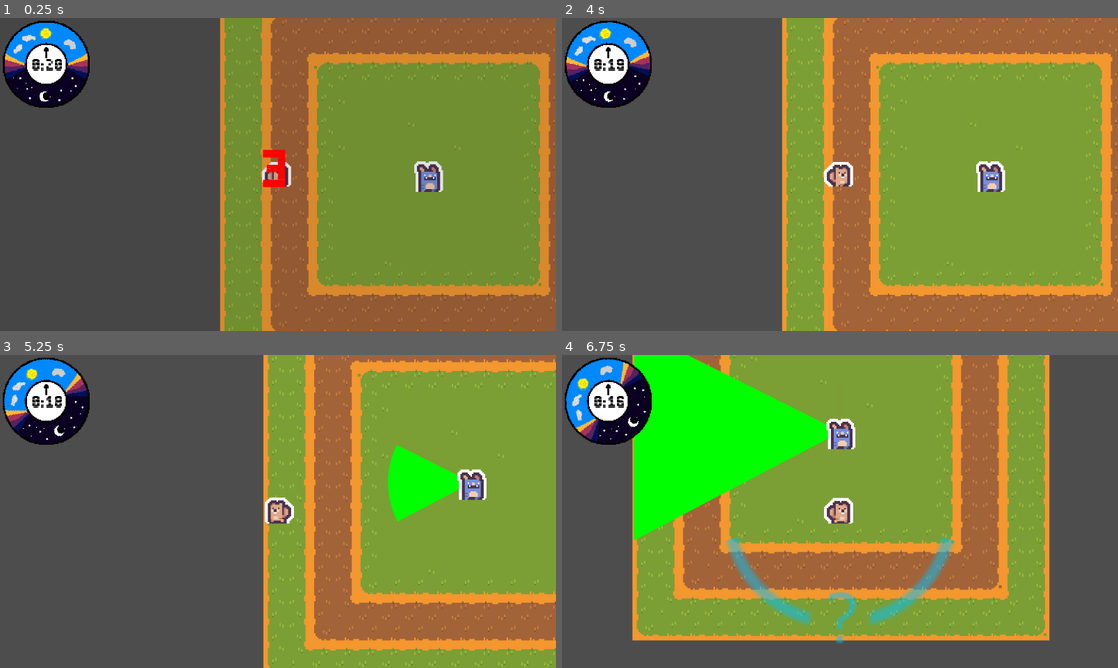
Above: before the commit, frames 1-4 (two rows, left to right).
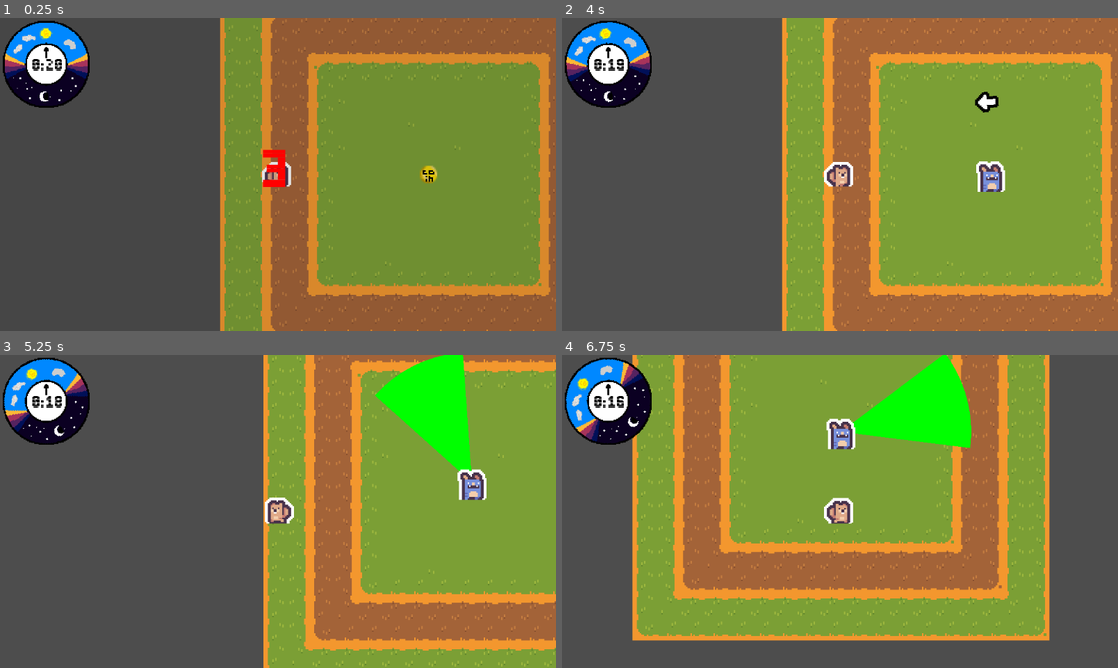
Above: after the commit, the same moments.

Repository: Sosenteam/groundhog-stealth
Game: Godot game, scene res://world.tscn
The game is run twice, just before and just after one commit, with the same random seed, the same clock (stepped at 60 frames per second) and the same inputs.
Inputs:
- Up to frame 1 (0.25 s): no input
- Up to frame 2 (4 s): hold D (move_right) 0.53-1.28 s; hold Space (move_dash) 0.53-1.28 s; tap Enter at 1.25, 2.75 s; hold S (move_down) 1.28-2.03 s; tap Space (move_dash) at 1.35, 2, 2.85, 3.5 s; hold D (move_right) 2.03-2.78 s; hold Space (move_dash) 2.03-2.78 s; hold W (move_up) 2.78-3.53 s; hold A (move_left) from 3.53 s (still down); hold Space (move_dash) from 3.53 s (still down)
- Up to frame 3 (5.25 s): release Space (move_dash) at 4.28 s; tap Space (move_dash) at 4.35 s; release A (move_left) at 5.03 s; hold S (move_down) from 5.03 s (still down); hold Space (move_dash) from 5.03 s (still down)
- Up to frame 4 (6.75 s): release S (move_down) at 5.78 s; release Space (move_dash) at 5.78 s; hold D (move_right) 5.78-6.53 s; tap Space (move_dash) at 5.85 s; hold W (move_up) from 6.53 s (still down); hold Space (move_dash) from 6.53 s (still down)

The runs differ from the first frame. In frame 1, 0.5% of the frame differs, in the area x 74-80%, y 45-56%; in frame 2, 0.2%; in frame 3, 5.6%; in frame 4, 18%, in the area x 12-74%, y 0-93%.

Commit message:
changed to use pause instead of process_mode changing
also changed default alpha of detection screen

Diff:
--- a/detectionmeter.tscn
+++ b/detectionmeter.tscn
@@ -20,7 +20,7 @@
 metadata/_edit_lock_ = true
 
 [node name="vignette" type="TextureRect" parent="." unique_id=976683970]
-modulate = Color(1, 0.011764706, 0.015686275, 0.49803922)
+modulate = Color(1, 0.011764706, 0.015686275, 0)
 layout_mode = 1
 anchors_preset = 15
 anchor_right = 1.0
@@ -43,7 +43,7 @@
 layout_mode = 2
 
 [node name="progressbar" type="TextureProgressBar" parent="center/squarecontainer" unique_id=1849972345]
-modulate = Color(1, 1, 1, 0.8039216)
+modulate = Color(1, 1, 1, 0)
 layout_mode = 2
 max_value = 1.0
 step = 0.0
--- a/phil/phil.tscn
+++ b/phil/phil.tscn
@@ -47,6 +47,7 @@
 height = 24.0
 
 [node name="Phil" type="CharacterBody2D" unique_id=161662381]
+process_mode = 1
 z_index = 30
 script = ExtResource("1_qf3c0")
 speed = 150
--- a/world.gd
+++ b/world.gd
@@ -13,11 +13,13 @@
 @onready var phil_node = $Phil
 const clock_scene = preload("res://clock.tscn")
 const win_scene = preload("res://win_screen.tscn")
+const phil_scene = preload("res://phil/phil.tscn")
 var active_clock: Node
 var win_node: Node
 var runWin = true
 
 @export var gameoverScreenPrefab: PackedScene;
+
 
 func load_level(level_path: String):
 	if current_level_node:
@@ -69,18 +71,22 @@
 	countdown.countdown_finished.connect(_on_countdown_finished)
 
 	# Pause player and phil to start game
-	player_node.process_mode = PROCESS_MODE_DISABLED
-	phil_node.process_mode = PROCESS_MODE_DISABLED
-	level_container.process_mode = PROCESS_MODE_DISABLED
+	#player_node.process_mode = PROCESS_MODE_DISABLED
+	#phil_node.process_mode = PROCESS_MODE_DISABLED
+	#level_container.process_mode = PROCESS_MODE_DISABLED
+	get_tree().paused = true
+
 
 	load_level("res://levels/template level.tscn")
 
 
 func _on_countdown_finished():
-	player_node.process_mode = PROCESS_MODE_INHERIT
-	phil_node.process_mode = PROCESS_MODE_INHERIT
-	level_container.process_mode = PROCESS_MODE_INHERIT
-
+	#player_node.process_mode = PROCESS_MODE_INHERIT
+	#phil_node.process_mode = PROCESS_MODE_INHERIT
+	#level_container.process_mode = PROCESS_MODE_INHERIT
+	var new_phil = phil_scene.instantiate()
+	add_child(new_phil)
+	get_tree().paused = false
 
 func _on_detected() -> void:
 	runWin = false;
--- a/world.tscn
+++ b/world.tscn
@@ -4,7 +4,6 @@
 [ext_resource type="PackedScene" uid="uid://dxb2ov5is2nnp" path="res://player.tscn" id="1_f3sb7"]
 [ext_resource type="PackedScene" uid="uid://caruxtugr2x8w" path="res://coins/coin_spawner.tscn" id="2_036b0"]
 [ext_resource type="PackedScene" uid="uid://df6di7oqkd2mj" path="res://game_over_fadeout.tscn" id="2_pkg7o"]
-[ext_resource type="PackedScene" uid="uid://cplpa17jbsapc" path="res://phil/phil.tscn" id="2_tlwt5"]
 [ext_resource type="PackedScene" uid="uid://cjuc8r4bhjn5e" path="res://detectionmeter.tscn" id="3_dwbse"]
 [ext_resource type="PackedScene" uid="uid://d2cocoqvke31k" path="res://countdown_timer.tscn" id="5_036b0"]
 
@@ -24,8 +23,6 @@
 grow_horizontal = 2
 grow_vertical = 2
 
-[node name="Phil" parent="." unique_id=161662381 instance=ExtResource("2_tlwt5")]
-
 [node name="Player" parent="." unique_id=1038731677 instance=ExtResource("1_f3sb7")]
 position = Vector2(-104, 0)
 
@@ -34,7 +31,6 @@
 [node name="DetectionMeter" parent="DetectionLayer" unique_id=49715098 instance=ExtResource("3_dwbse")]
 
 [node name="CountdownTimer" parent="." unique_id=2144968753 instance=ExtResource("5_036b0")]
+process_mode = 3
 
-[connection signal="start_detecting" from="Phil" to="DetectionLayer/DetectionMeter" method="_on_phil_start_detecting"]
-[connection signal="stop_detecting" from="Phil" to="DetectionLayer/DetectionMeter" method="_on_phil_stop_detecting"]
 [connection signal="detected" from="DetectionLayer/DetectionMeter" to="." method="_on_detected"]
